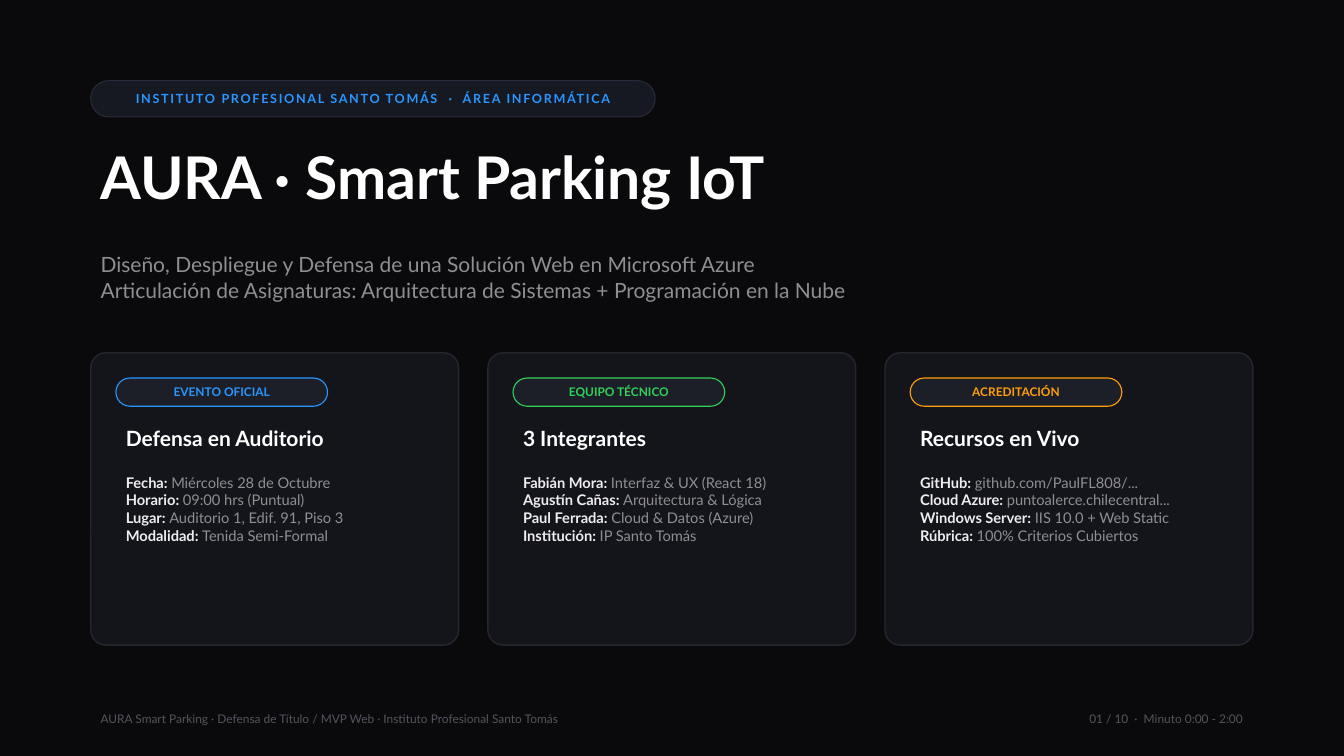
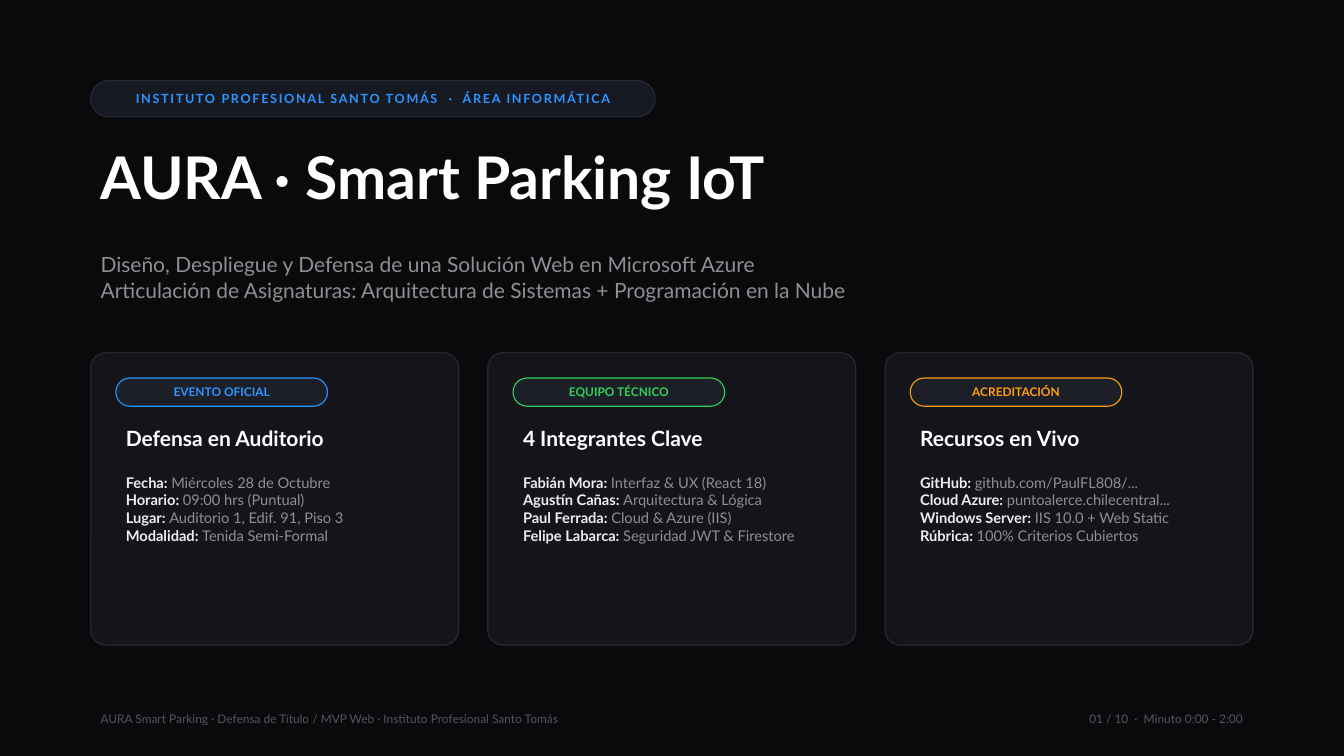
Before and after one commit to PaulFL808/INTELIGEMENTE-ESTACIONADO, a slide deck: slide 1 of Presentacion_AURA_SmartParking_Azure.pptx. Drawn at 1344x756 pixels with LibreOffice and Linux fonts; fonts in the diff are those of the drawing. Boxes give left, top, right and bottom in pixels: in the first picture for what was removed or moved away, otherwise in the second. Text is boxed around its words. In the diff, an @@ line names an element or a change of style, - is before the commit and + after.

Commit message:
docs: actualizar version final de informes, diapositivas y arquitectura para los 4 integrantes (Paul Ferrada, Agustin Cañas, Fabian Mora y Felipe Labarca)

```diff
--- a/Presentacion_AURA_SmartParking_Azure.pptx
+++ b/Presentacion_AURA_SmartParking_Azure.pptx
@@ text at [523,430,702,450]: text changed @@
-3 Integrantes
+4 Integrantes Clave
@@ text at [523,477,795,544]: text changed @@
-Fabián Mora: Interfaz & UX (React 18)
-Agustín Cañas: Arquitectura & Lógica
-Paul Ferrada: Cloud & Datos (Azure)
-Institución: IP Santo Tomás
+Fabián Mora: Interfaz & UX (React 18)
+Agustín Cañas: Arquitectura & Lógica
+Paul Ferrada: Cloud & Azure (IIS)
+Felipe Labarca: Seguridad JWT & Firestore
```
Also in this commit, not shown: 2 other slides changed, 11 other files.
